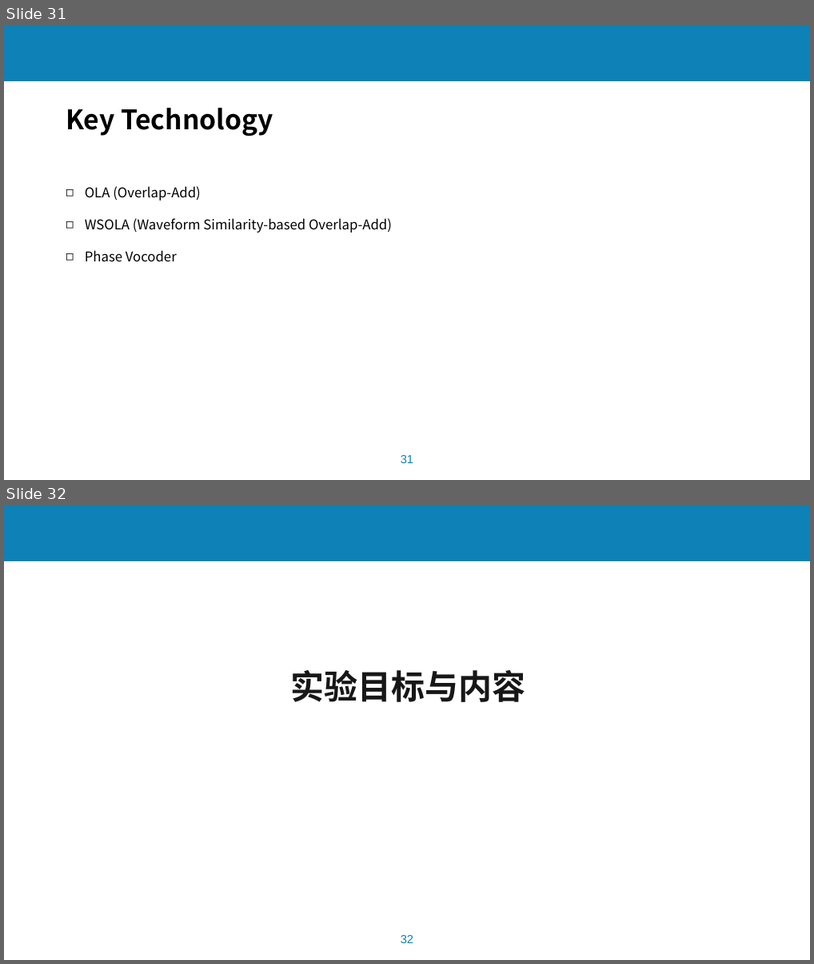
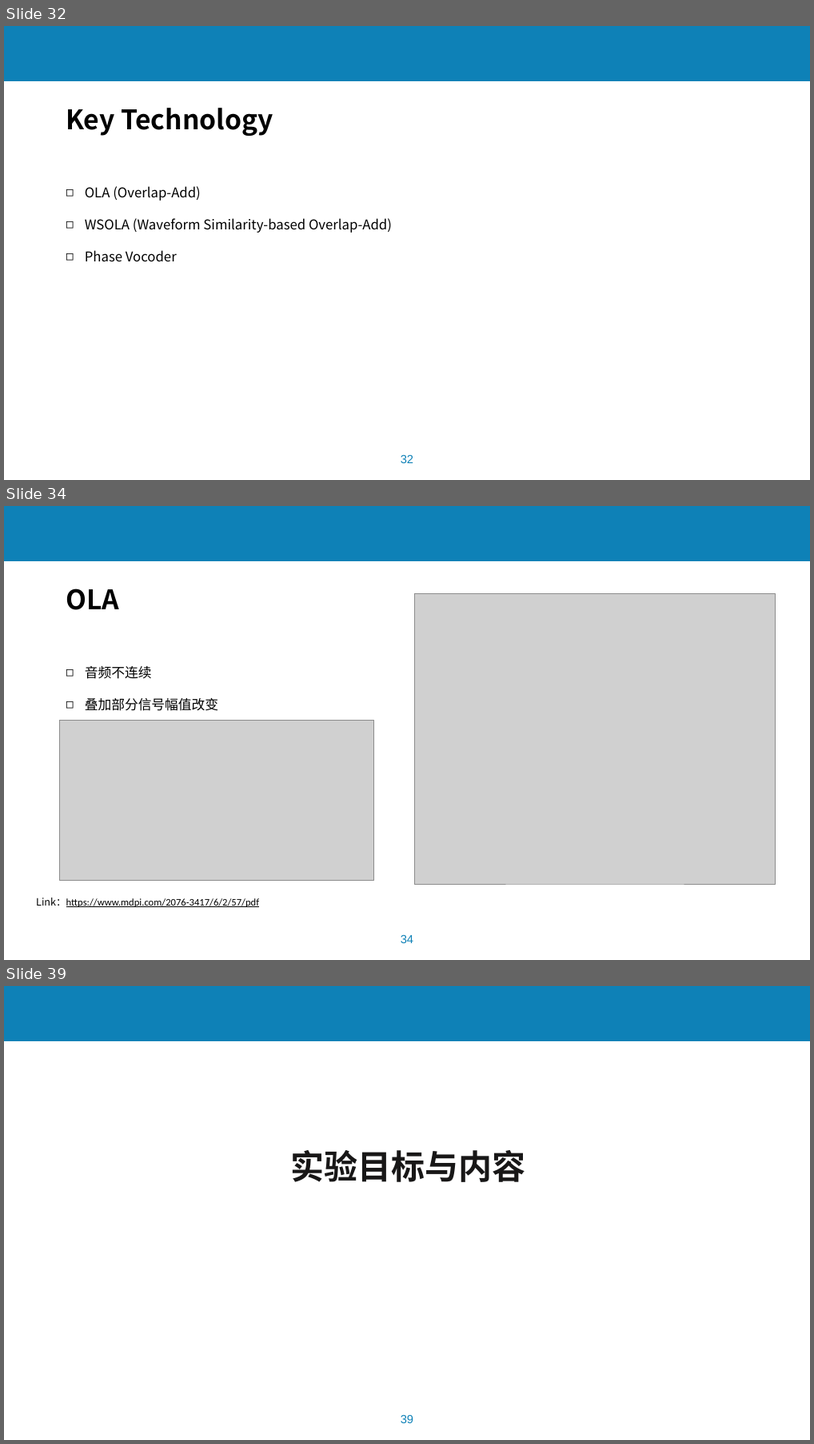
Before and after one commit to lchmoxing/audio_tsm_test, a slide deck: documents/基于音频预处理过程的语音识别系统攻击2.2.pptx. Shown one above the other, each under a label of ours: slides 31 and 32 before the commit, slides 32, 34 and 39 after it; the slides between them are not shown. The pictures are 814x964 and 814x1444 pixels, drawn with LibreOffice and Linux fonts; fonts in the diff are those of the drawing; grey boxes stand for pictures; background and template pictures are left out. Boxes give left, top, right and bottom in pixels: in the first picture for what was removed or moved away, otherwise in the second. Text is boxed around its words. In the diff, an @@ line names an element or a change of style, - is before the commit and + after.

```diff
--- a/documents/基于音频预处理过程的语音识别系统攻击2.2.pptx
+++ b/documents/基于音频预处理过程的语音识别系统攻击2.2.pptx
@@ slide 34 added at (4, 506, 810, 960), background #FFFFFF; not listed: 2 template elements that a slide beside it also shows @@
@@ text added at (66, 588, 119, 610), 32 pt, text #000000, bold @@
+OLA
@@ picture added at (414, 593, 776, 884) @@
@@ text added at (85, 666, 218, 711), 16 pt, text #000000 @@
+◻ 音频不连续
+◻ 叠加部分信号幅值改变
@@ picture added at (60, 720, 374, 880) @@
@@ text added at (36, 897, 259, 907), 12 pt, text #000000, underline @@
+Link：https://www.mdpi.com/2076-3417/6/2/57/pdf
@@ what was slide 31 is now slide 32 @@
@@ page number at (401, 454, 414, 463): text changed @@
-31
+32
@@ what was slide 32 is now slide 39 @@
@@ page number at (401, 1414, 414, 1423): text changed @@
-32
+39
```
Also in this commit, not shown: 1 slide changed, 6 other slides added, 1 other file.
